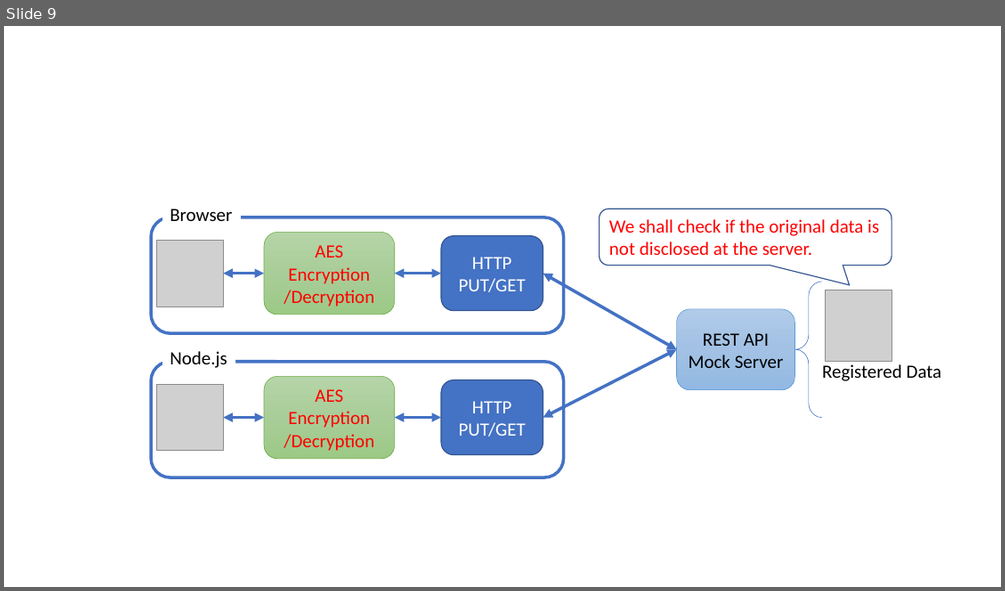
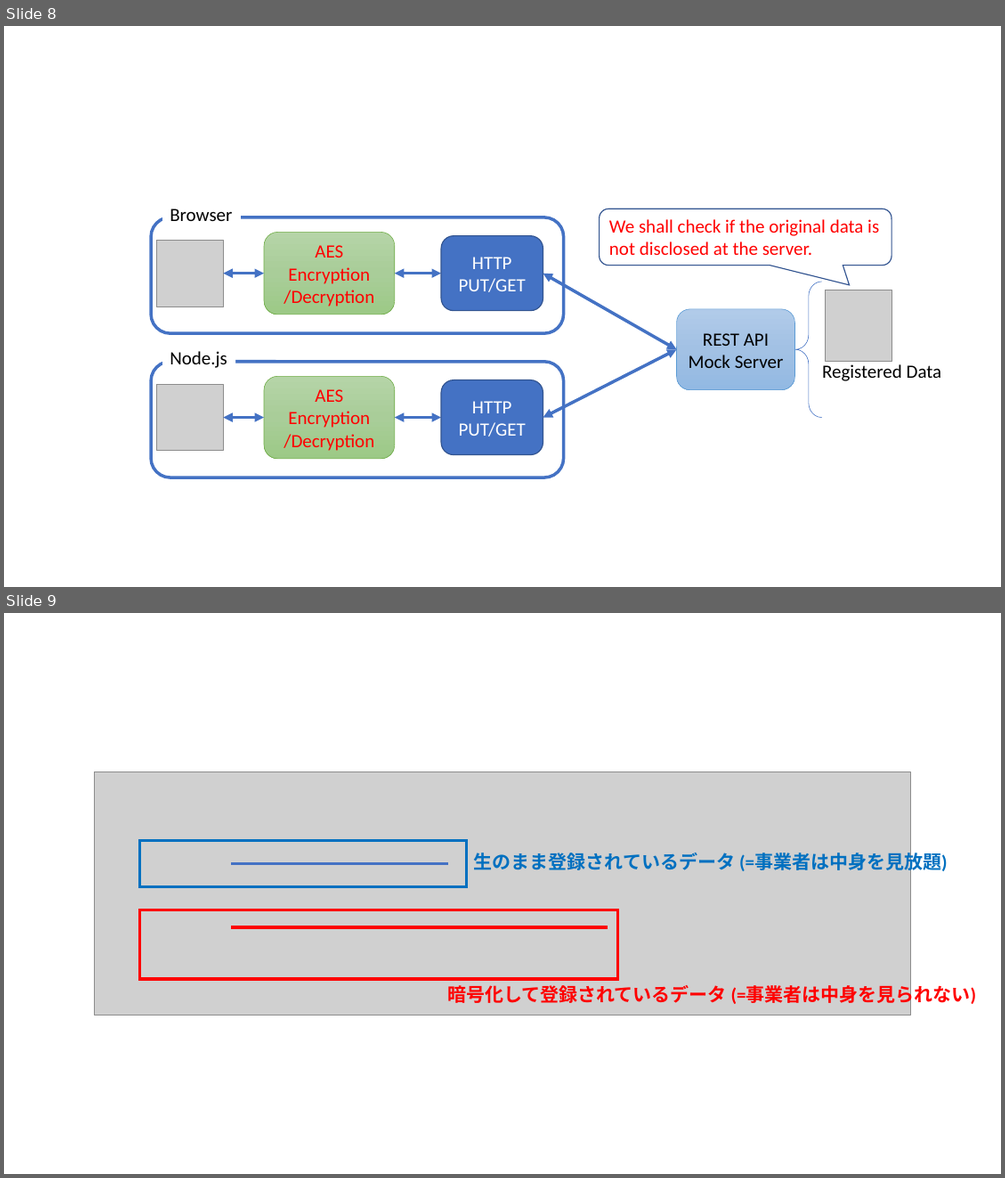
Before and after one commit to junkurihara/class-e2e_security_js, a slide deck: slides/Figs/images.pptx. Shown one above the other, each under a label of ours: slide 9 before the commit, slides 8 and 9 after it. The pictures are 1005x591 and 1005x1178 pixels, drawn with LibreOffice and Linux fonts; fonts in the diff are those of the drawing; grey boxes stand for pictures. Boxes give left, top, right and bottom in pixels: in the first picture for what was removed or moved away, otherwise in the second. Text is boxed around its words. In the diff, an @@ line names an element or a change of style, - is before the commit and + after.

Commit message:
updated slides

```diff
--- a/slides/Figs/images.pptx
+++ b/slides/Figs/images.pptx
@@ slide 9 added at (4, 613, 1001, 1174), background #FFFFFF @@
@@ picture added at (95, 771, 911, 1014) @@
@@ rectangle added at (139, 840, 466, 887), outline #0070C0 3 pt @@
@@ text added at (474, 852, 947, 875), 18 pt, text #0070C0, bold @@
+生のまま登録されているデータ (=事業者は中身を見放題)
@@ line added from (231, 863) to (448, 863), #4472C4 3 pt @@
@@ rectangle added at (139, 910, 618, 979), outline #FF0000 3 pt @@
@@ line added from (231, 927) to (607, 927), #FF0000 3 pt @@
@@ text added at (447, 985, 977, 1006), 18 pt, text #FF0000, bold @@
+暗号化して登録されているデータ (=事業者は中身を見られない)
@@ what was slide 9 is now slide 8 @@
```
Also in this commit, not shown: 3 other slides added, 1 slide removed, 6 other files.
